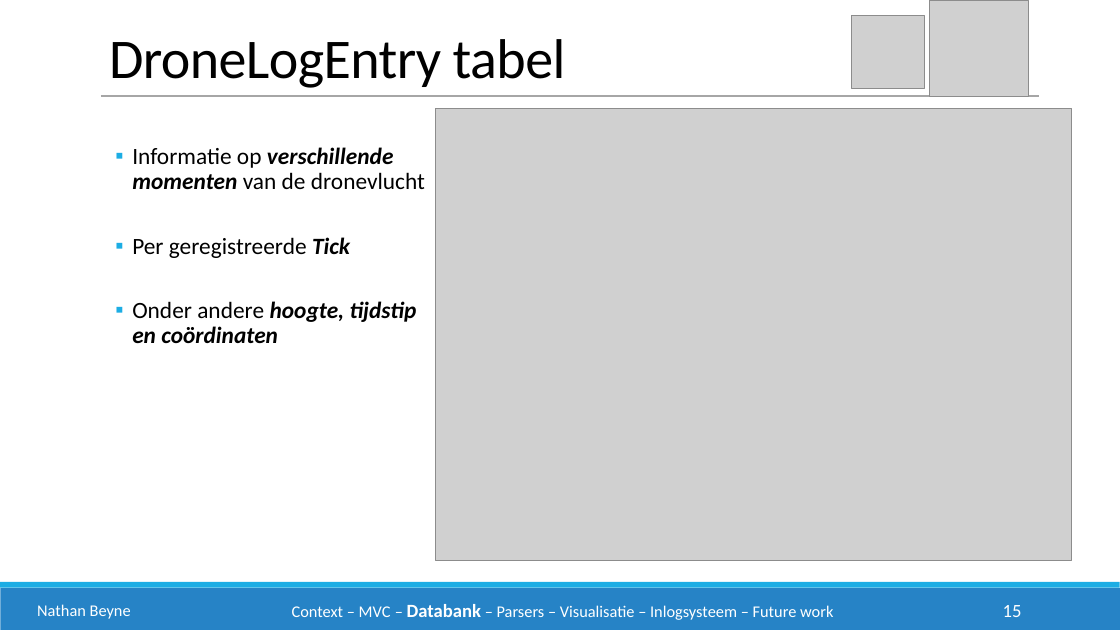
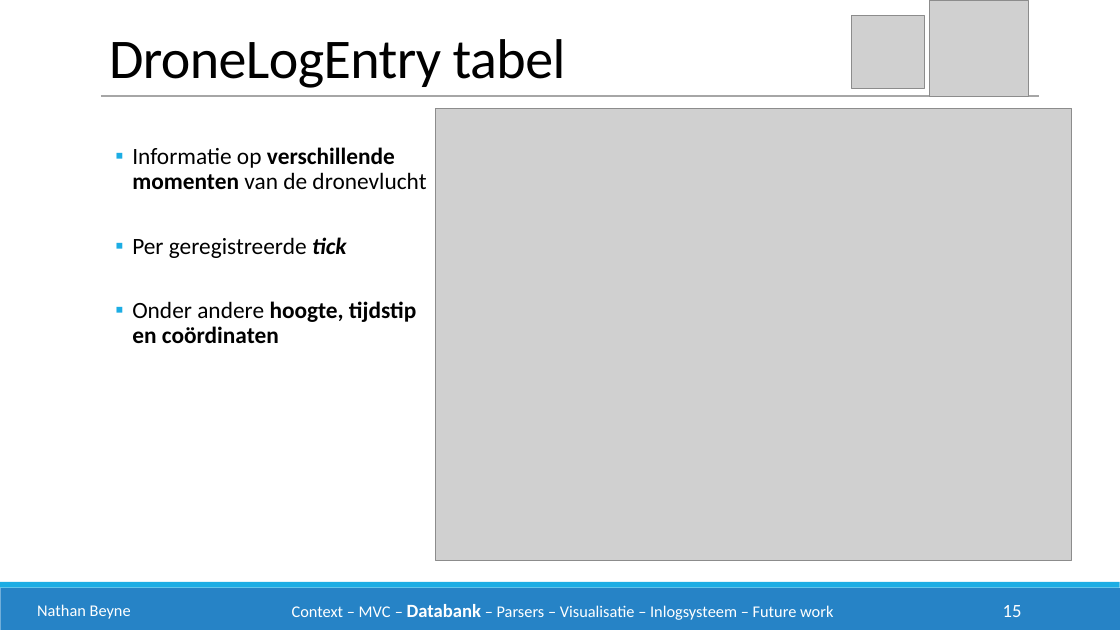
Before and after one commit to philipkukoba/Bachelors-Dissertation-DroneWebApp, a slide deck: slide 15 of documenten/eindpresentatie/drone1.pptx. Drawn at 1120x630 pixels with LibreOffice and Linux fonts; fonts in the diff are those of the drawing; grey boxes stand for pictures. Boxes give left, top, right and bottom in pixels: in the first picture for what was removed or moved away, otherwise in the second. Text is boxed around its words. In the diff, an @@ line names an element or a change of style, - is before the commit and + after.

```diff
--- a/documenten/eindpresentatie/drone1.pptx
+++ b/documenten/eindpresentatie/drone1.pptx
@@ text at box(132, 147, 426, 343): italic off in "verschillende momenten", "hoogte, tijdstip en coördinaten" @@
@@ text at box(132, 237, 346, 258): text changed @@
-  ▪ Per geregistreerde Tick
+  ▪ Per geregistreerde tick
```
Also in this commit, not shown: 8 other slides changed.
